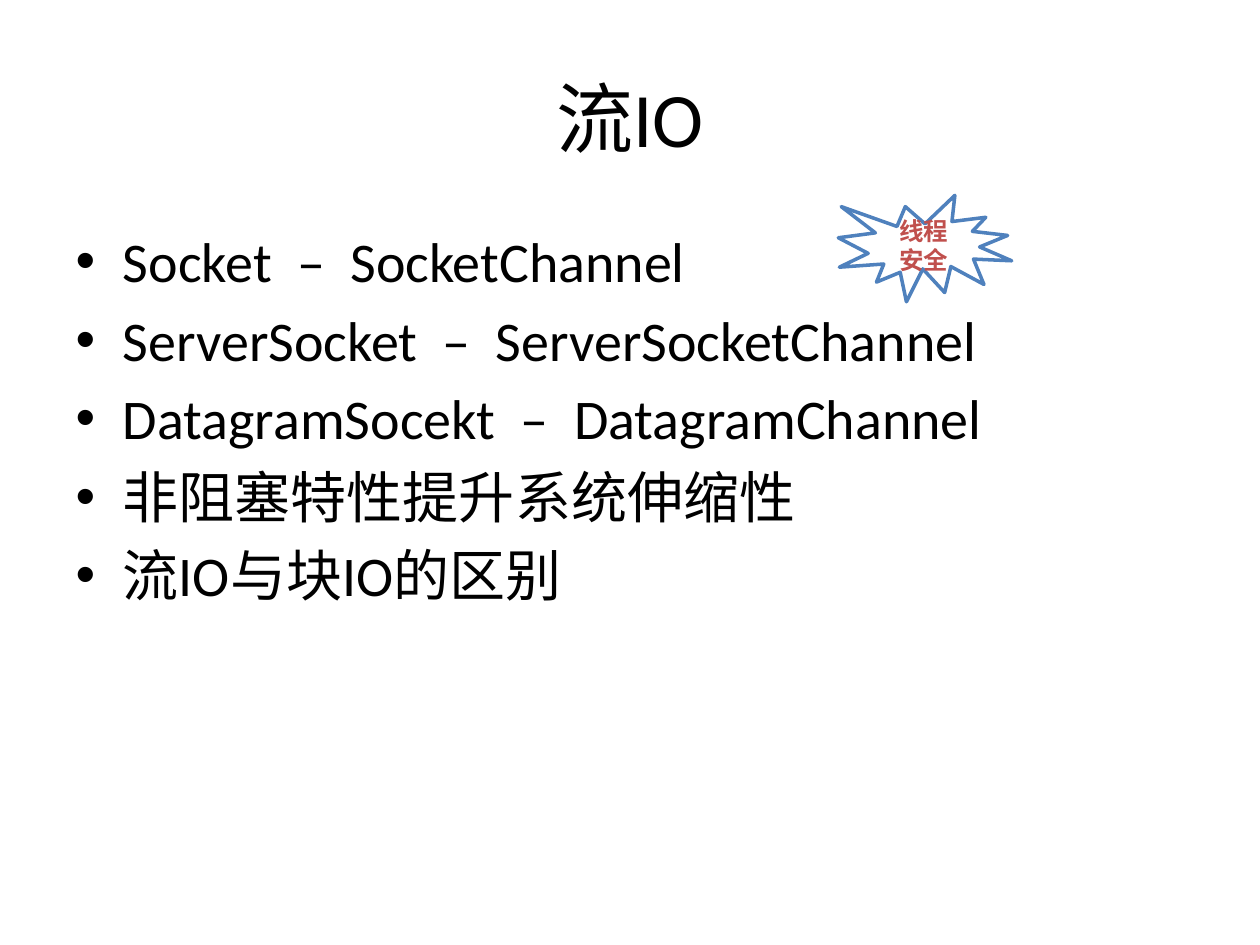
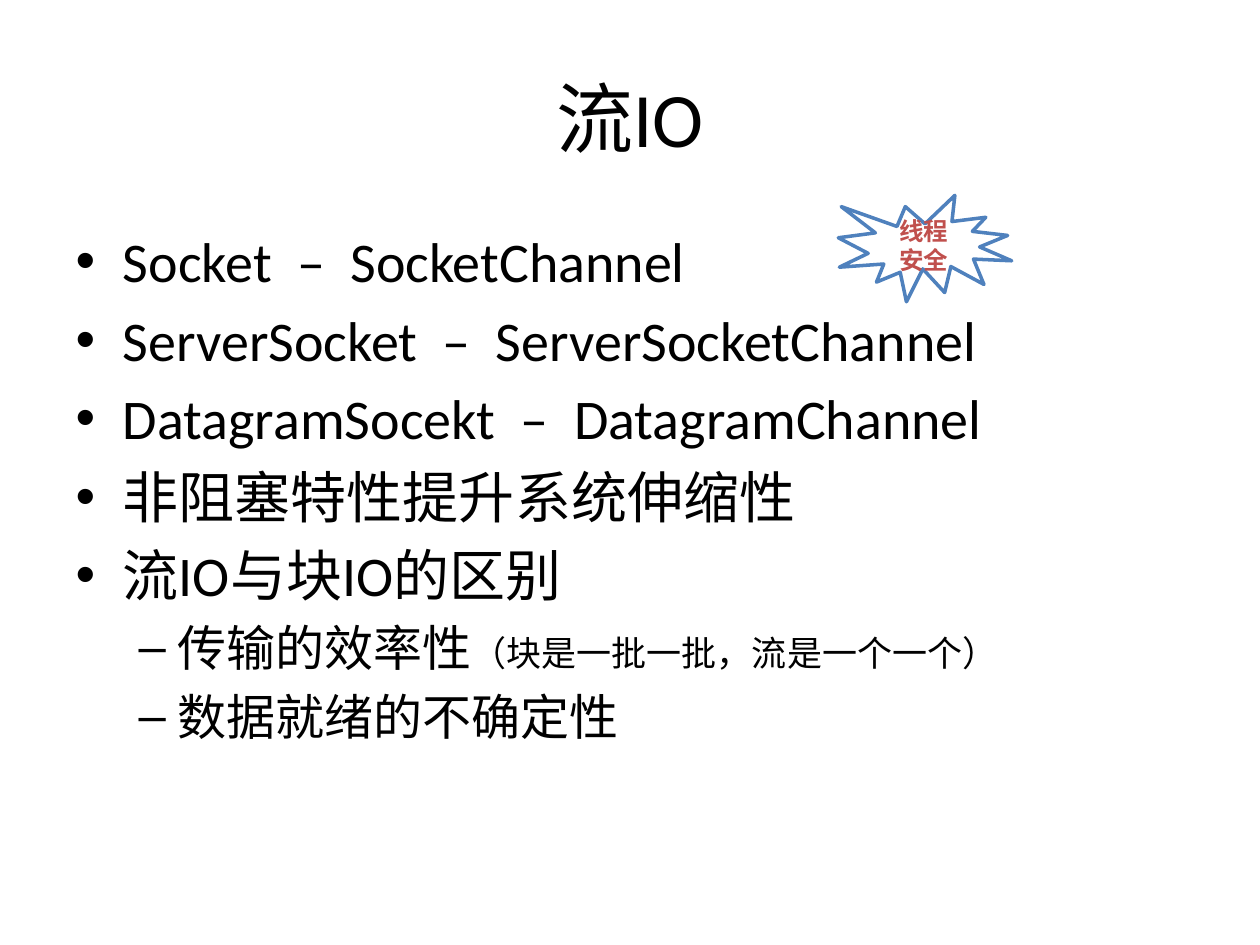
Before and after one commit to guhanjie/Knowledge-sharing, a slide deck: slide 39 of 扒一扒Java IO那些事儿.pptx. Drawn at 1260x945 pixels with LibreOffice and Linux fonts; fonts in the diff are those of the drawing. Boxes give left, top, right and bottom in pixels: in the first picture for what was removed or moved away, otherwise in the second. Text is boxed around its words. In the diff, an @@ line names an element or a change of style, - is before the commit and + after.

```diff
--- a/扒一扒Java IO那些事儿.pptx
+++ b/扒一扒Java IO那些事儿.pptx
@@ text at [178, 624, 998, 739]: paragraphs added @@
+  – 传输的效率性（块是一批一批，流是一个一个）
+  – 数据就绪的不确定性
```
Also in this commit, not shown: 5 other slides changed.
